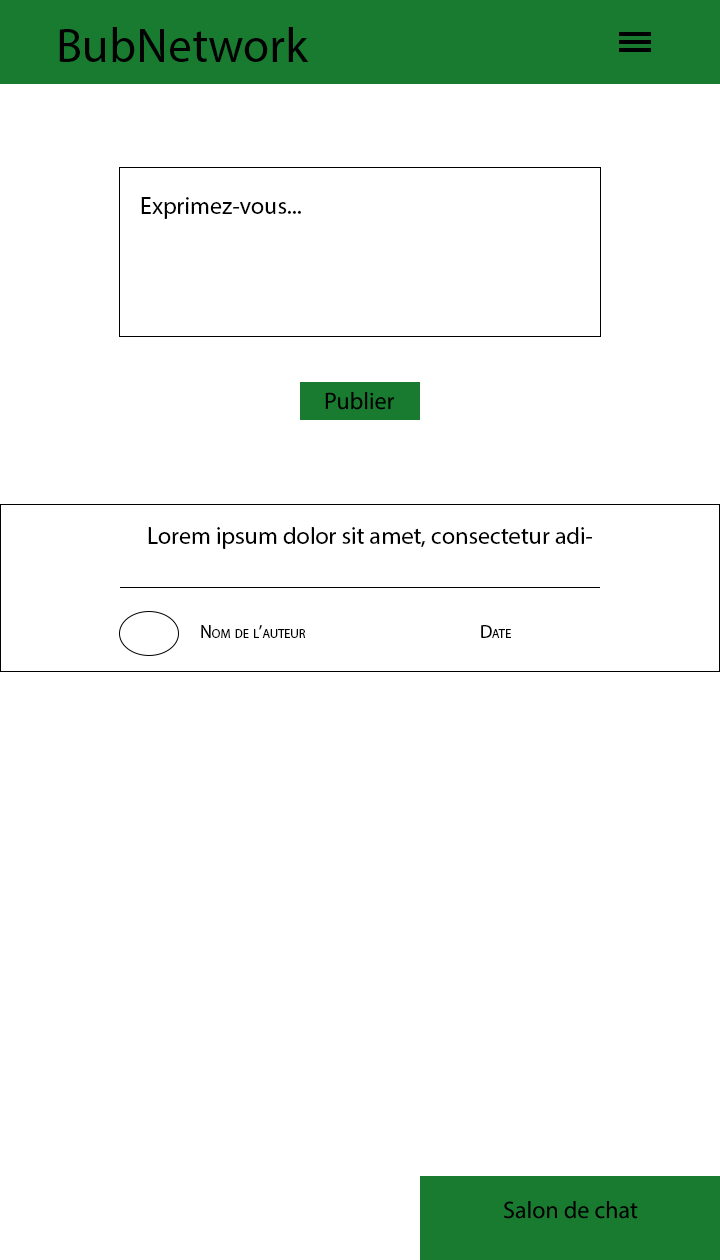
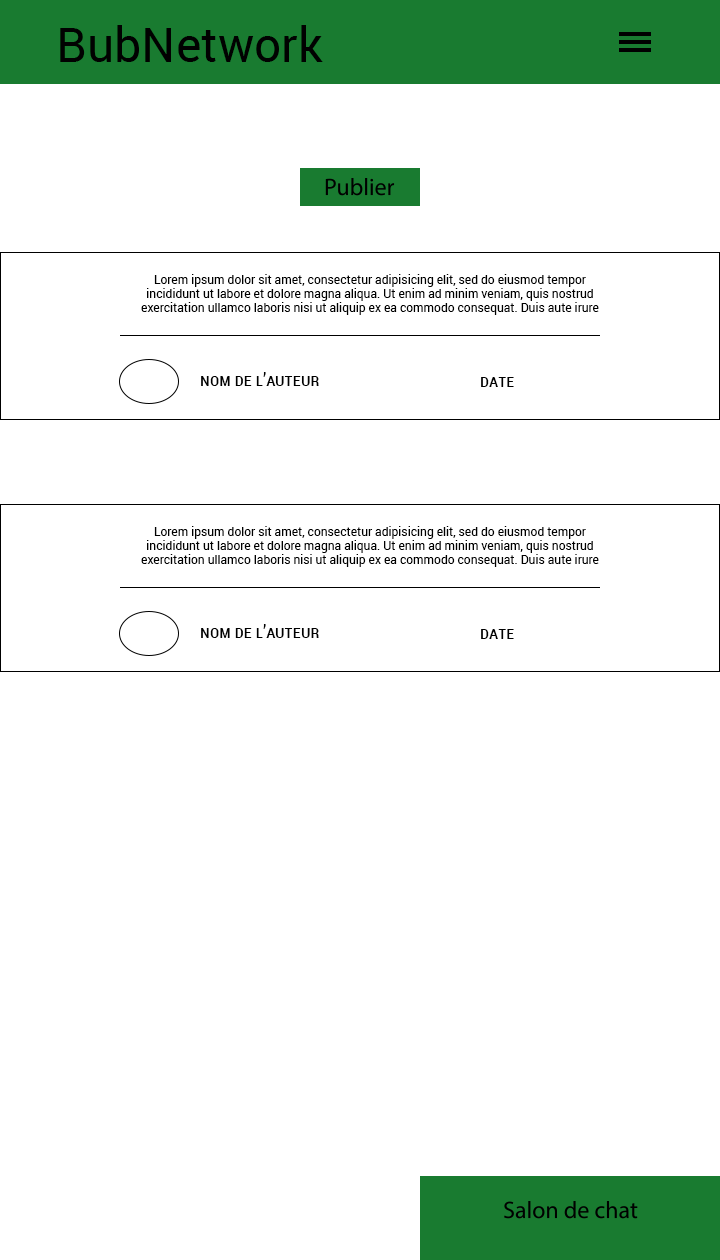
Comparing the layer stacks of the two 720px x 1260px images. Changes:
added group "Formulaire" with 2 layers above "Statut 2" over box(300, 168, 420, 206)
moved "Publier" into group "Formulaire", painted on it over box(325, 178, 394, 410)
moved "Bouton Publier" into group "Formulaire", painted on it over box(300, 168, 420, 420)
removed layer "Exprimez-vous..." over box(141, 197, 301, 219)
removed layer "Rectangle 1" over box(120, 168, 600, 336)
added group "Statut 2" with 6 layers above "Statut" over box(141, 526, 599, 639)
added layer "Lorem ipsum dolor sit amet, consectetur adipisicing elit, sed d" (1st of 2, in "Statut 2") in group "Statut 2" over box(141, 526, 599, 567)
added layer "Nom de l’auteur" (1st of 2, in "Statut 2") in group "Statut 2" over box(201, 624, 319, 638)
added layer "Rectangle de statut" (1st of 2, in "Statut 2") in group "Statut 2" over box(141, 526, 599, 639)
added group "Statut" with 6 layers above "Template" over box(0, 252, 720, 420)
moved "Lorem ipsum dolor sit amet, consectetur adipisicing elit, sed d" (2nd of 2, in "Statut") into group "Statut", painted on it over box(141, 274, 599, 549)
moved "Forme 1" (2nd of 2, in "Statut") into group "Statut", painted on it over box(120, 335, 600, 567)
moved "Ellipse 1" (2nd of 2, in "Statut") into group "Statut", painted on it over box(119, 359, 179, 564)
moved "Date" (2nd of 2, in "Statut") into group "Statut", painted on it over box(481, 377, 514, 638)
moved "Nom de l’auteur" (2nd of 2, in "Statut") into group "Statut", painted on it over box(201, 372, 319, 638)
moved "Rectangle de statut" (2nd of 2, in "Statut") into group "Statut", painted on it over box(0, 252, 720, 639)
added group "Template" with 6 layers over box(0, 25, 720, 639)
moved "BubNetwork" into group "Template", painted on it over box(59, 25, 323, 62)
moved "Rectangle de titre" into group "Template" over box(59, 25, 323, 62)
moved "Calque 0" into group "Template" over box(0, 25, 720, 639)
…and 1 more changes (1 added)
